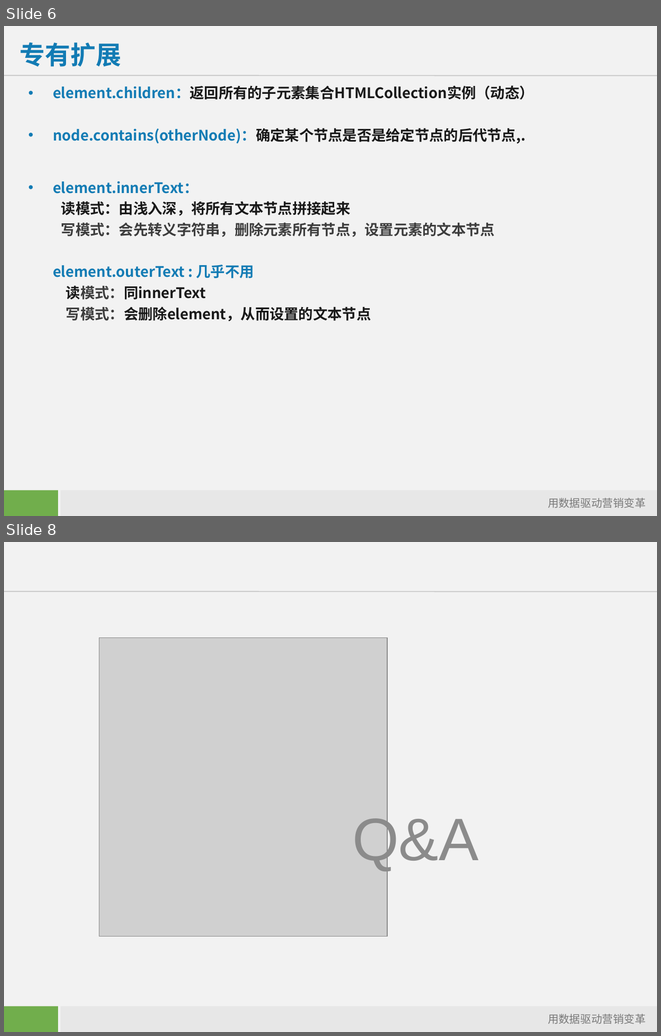
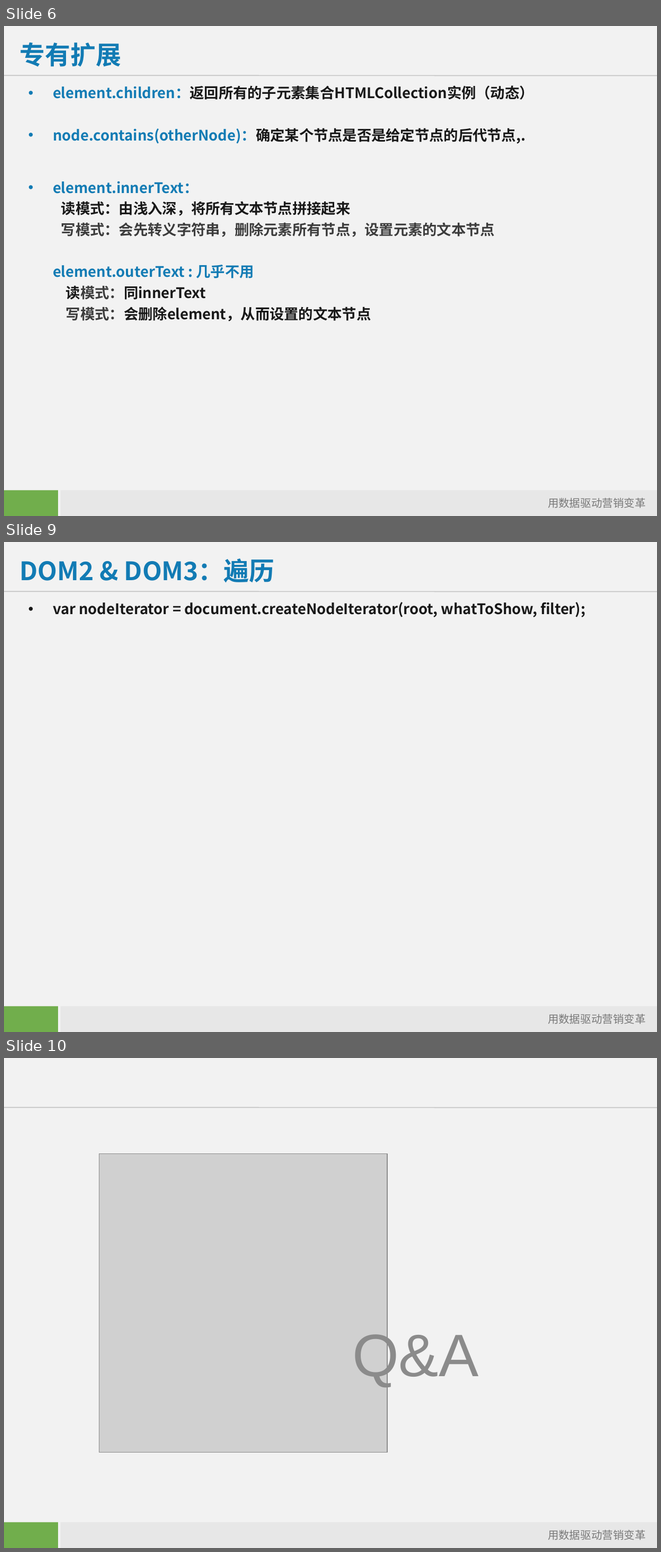
Before and after one commit to starzou/dom-edge, a slide deck: doc/DOM及其应用-DOM-API扩展.ppt. Shown one above the other, each under a label of ours: slides 6 and 8 before the commit, slides 6, 9 and 10 after it; the slides between them are not shown. The pictures are 661x1036 and 661x1552 pixels, drawn with LibreOffice and Linux fonts; fonts in the diff are those of the drawing; grey boxes stand for pictures; background and template pictures are left out. Boxes give left, top, right and bottom in pixels: in the first picture for what was removed or moved away, otherwise in the second. Text is boxed around its words. In the diff, an @@ line names an element or a change of style, - is before the commit and + after.

```diff
--- a/doc/DOM及其应用-DOM-API扩展.ppt
+++ b/doc/DOM及其应用-DOM-API扩展.ppt
@@ slide 9 added at (4, 542, 657, 1032), background #F2F2F2; not listed: 4 template elements that a slide beside it also shows @@
@@ title added at (20, 558, 275, 583), 28 pt, text #127BB4, bold @@
+DOM2 & DOM3：遍历
@@ text added at (53, 602, 585, 617), 16 pt, text #181818, bold @@
+• var nodeIterator = document.createNodeIterator(root, whatToShow, filter);
@@ what was slide 8 is now slide 10 @@
```
Also in this commit, not shown: 1 slide changed, 2 other slides added, 1 slide removed, 3 other files.
